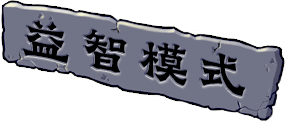
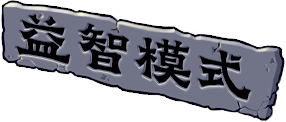
Comparing the layer stacks of the two 286×122 images. Changes:
renamed "GraveBustedStoneLishuSc.ttf｜默认" to "项目字体｜益智模式", painted on it over [16, 14, 251, 100]
